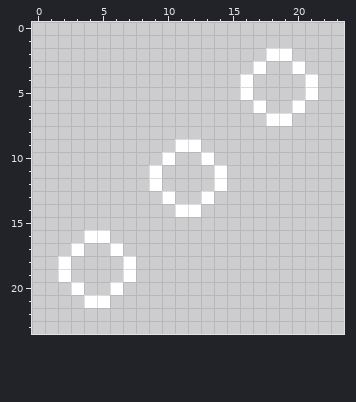
Pixel-art file: images/hostile_t3.aseprite. Above, as it was before the edit.
24x24 pixels, 1 frame.
And afterwards:
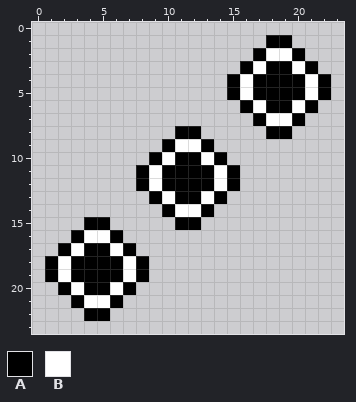
Palette (. is transparent): A #000000  B #ffffff
What changed:
The edit adds colour A in row 1 at x 18 to 19; in row 2 at x 17 and 20; in row 3 at x 16, 18 to 19 and 21; in rows 4 to 5 at x 15, 17 to 20 and 22; in row 6 at x 16, 18 to 19 and 21; in row 7 at x 17 and 20.
The edit adds colour A in row 8 at x 11 to 12 and 18 to 19; in row 9 at x 10 and 13; in row 10 at x 9, 11 to 12 and 14; in rows 11 to 12 at x 8, 10 to 13 and 15; in row 13 at x 9, 11 to 12 and 14; in row 14 at x 10 and 13.
The edit adds colour A in row 15 at x 4 to 5 and 11 to 12; in row 16 at x 3 and 6; in row 17 at x 2, 4 to 5 and 7; in rows 18 to 19 at x 1, 3 to 6 and 8; in row 20 at x 2, 4 to 5 and 7; in row 21 at x 3 and 6.
The edit adds colour A in row 22 at x 4 to 5.
